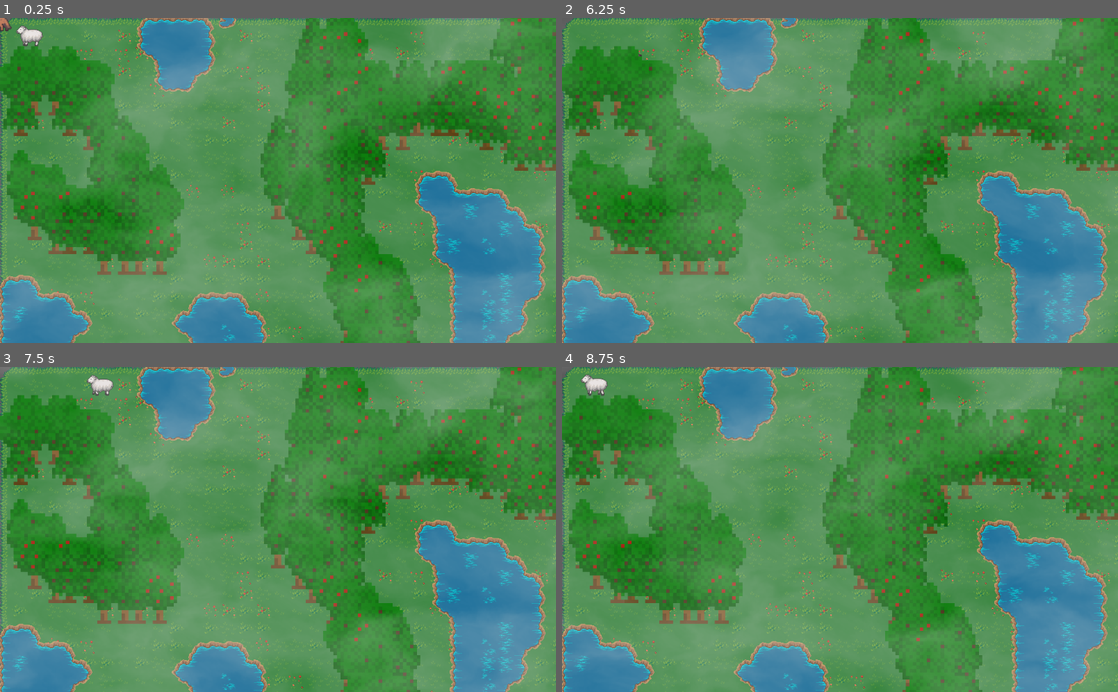
Above: before the commit, frames 1-4 (two rows, left to right).
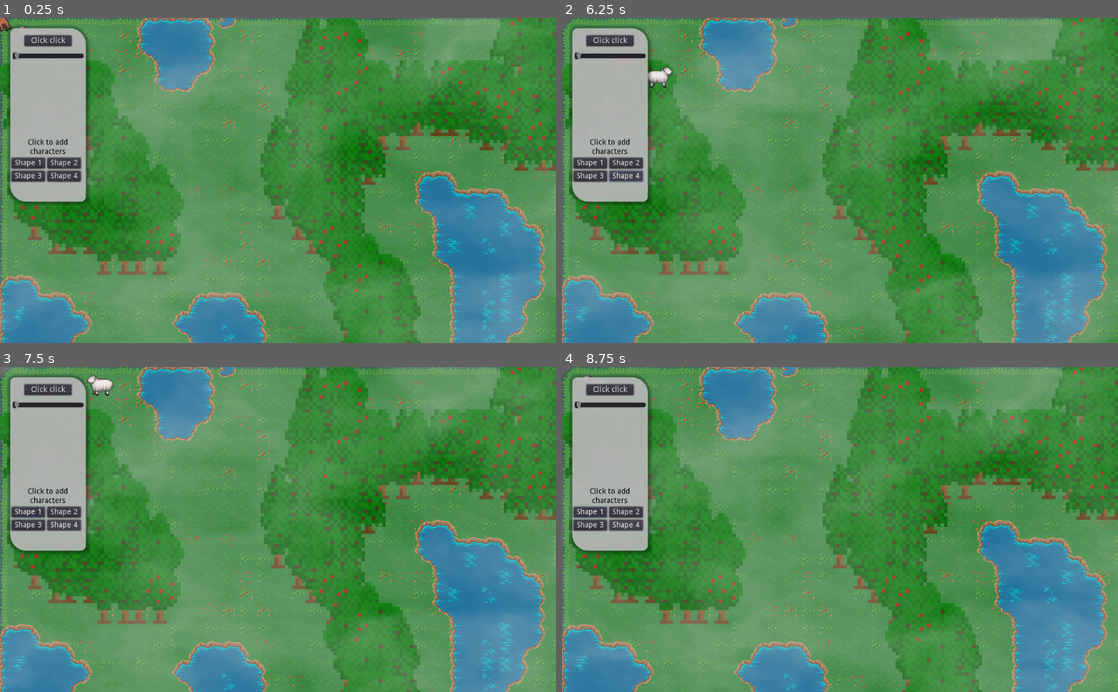
Above: after the commit, the same moments.

Repository: Poissecaille/EcoSimulator
Game: Godot game, scene res://Game.tscn
Same seed, same stepped clock (60 frames per second), same inputs: the game is played once before the commit and once after it.
Inputs (mouse positions are in pixels of both pictures, inside the frame that each line leads up to):
- Up to frame 1 (0.25 s): no input
- Up to frame 2 (6.25 s): click (612, 40) at 0.5 s, where only the run after the commit has a clickable "Click click"; click (589, 164) at 1.25 s, where only the run after the commit has a clickable "Shape 1"; click (628, 164) at 2 s, where only the run after the commit has a clickable "Shape 2"; click (589, 177) at 2.75 s, where only the run after the commit has a clickable "Shape 3"; click (628, 177) at 3.5 s, where only the run after the commit has a clickable "Shape 4"; tap Enter at 4.25, 5, 5.75 s; hold Right (move_right) 4.28-5.03 s; hold Down (move_down) 5.03-5.78 s; hold Right (move_right) from 5.78 s (still down)
- Up to frame 3 (7.5 s): tap Enter at 6.5, 7.25 s; release Right (move_right) at 6.53 s; hold Up (move_up) 6.53-7.28 s; hold Left (move_left) from 7.28 s (still down)
- Up to frame 4 (8.75 s): keep holding Left (move_left); tap Enter at 8 s

The runs differ from the first frame. In frame 1, 7.7% of the frame differs, in the area x 0-16%, y 0-58%; in frame 2, 7.9%, in the area x 1-20%, y 2-58%; in frame 3, 7.8%; in frame 4, 7.7%.

Commit message:
add menu in camera node + reset zindex
Instead of using zindex use the tree hierarchy to display nodes in the
right order

Diff:
--- a/GODOT/Game.tscn
+++ b/GODOT/Game.tscn
@@ -8,6 +8,7 @@
 [ext_resource path="res://spawns/Sheep.tscn" type="PackedScene" id=6]
 [ext_resource path="res://Fog.tscn" type="PackedScene" id=7]
 [ext_resource path="res://Fog.gd" type="Script" id=8]
+[ext_resource path="res://Menu/Menu.tscn" type="PackedScene" id=9]
 
 [node name="Node2D" type="Node2D"]
 __meta__ = {
@@ -15,11 +16,6 @@
 }
 
 [node name="Terrain" parent="." instance=ExtResource( 1 )]
-
-[node name="Camera2D" type="Camera2D" parent="."]
-position = Vector2( 13, 12 )
-anchor_mode = 0
-current = true
 
 [node name="Rain" parent="." instance=ExtResource( 3 )]
 visible = false
@@ -30,7 +26,6 @@
 script = ExtResource( 4 )
 
 [node name="Fog" parent="." instance=ExtResource( 7 )]
-z_index = 1
 script = ExtResource( 8 )
 
 [node name="Hyena" parent="." instance=ExtResource( 2 )]
@@ -39,3 +34,10 @@
 
 [node name="Sheep" parent="." instance=ExtResource( 6 )]
 position = Vector2( 70, 47 )
+
+[node name="Camera2D" type="Camera2D" parent="."]
+position = Vector2( 13, 12 )
+anchor_mode = 0
+current = true
+
+[node name="Control" parent="Camera2D" instance=ExtResource( 9 )]
--- a/GODOT/Terrain.tscn
+++ b/GODOT/Terrain.tscn
@@ -11,6 +11,7 @@
 cell_size = Vector2( 32, 32 )
 cell_custom_transform = Transform2D( 1000, 0, 0, 64, 0, 0 )
 format = 1
+tile_data = PoolIntArray( 393208, 0, 0 )
 
 [node name="Water" type="TileMap" parent="."]
 tile_set = ExtResource( 1 )
@@ -19,7 +20,6 @@
 
 [node name="Trees" type="TileMap" parent="."]
 scale = Vector2( 0.4, 0.4 )
-z_index = 1
 tile_set = ExtResource( 1 )
 cell_size = Vector2( 32, 32 )
 show_collision = true
Not shown: 1 places in GODOT/Game.tscn that only renumber resources
